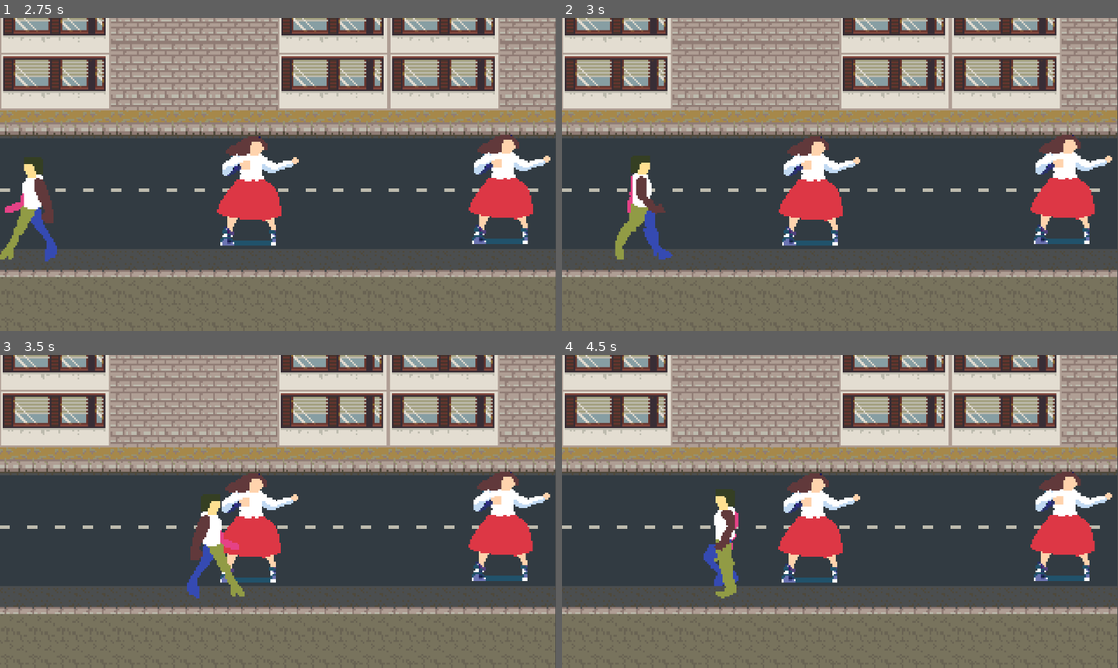
Above: before the commit, frames 1-4 (two rows, left to right).
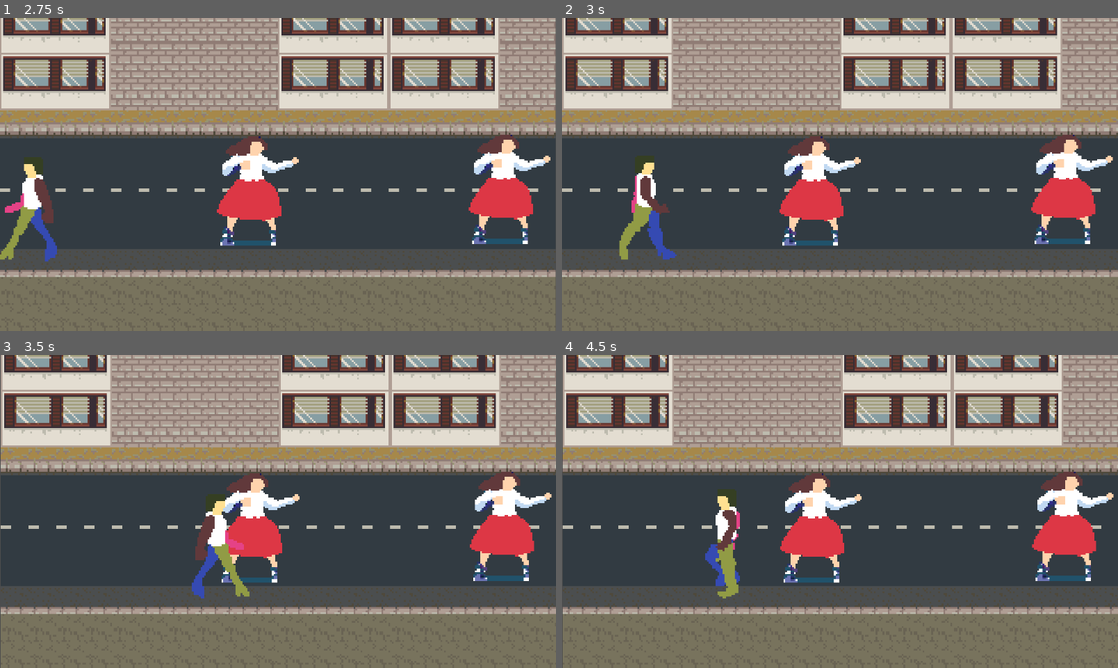
Above: after the commit, the same moments.

Repository: Rotta-Games/fgj26
Game: Godot game, scene res://scenes/game.tscn
The game is run twice, just before and just after one commit, with the same random seed, the same clock (stepped at 60 frames per second) and the same inputs.
Inputs:
- Up to frame 1 (2.75 s): tap Enter (ui_accept) at 0.5, 0.77, 1.52 s; hold Z (p1_hit) 0.53-1.28 s; hold Right (ui_right) 0.53-2.03 s; tap Z (p1_hit) at 1.35 s; hold Left (ui_left) from 2.03 s (still down); hold Z (p1_hit) from 2.03 s (still down)
- Up to frame 2 (3 s): release Left (ui_left) at 2.78 s; release Z (p1_hit) at 2.78 s; hold Right (ui_right) from 2.78 s (still down); tap Z (p1_hit) at 2.85 s
- Up to frame 3 (3.5 s): keep holding Right (ui_right); tap Enter (ui_accept) at 3.02 s
- Up to frame 4 (4.5 s): hold Z (p1_hit) 3.53-4.28 s; tap Enter (ui_accept) at 3.77 s; release Right (ui_right) at 4.28 s; hold Left (ui_left) from 4.28 s (still down); tap Z (p1_hit) at 4.35 s

Frame 1 is identical in both runs. In frame 2, 4.7% of the frame differs, in the area x 0-100%, y 0-100%; in frame 3, 9.6%; in frame 4, 10%.

Commit message:
Add boundaries to stage

Diff:
--- a/project.godot
+++ b/project.godot
@@ -51,6 +51,13 @@
 ]
 }
 
+[layer_names]
+
+2d_physics/layer_1="Player"
+2d_physics/layer_2="Enemy"
+2d_physics/layer_3="Environment"
+2d_physics/layer_4="PickupObject"
+
 [physics]
 
 common/physics_ticks_per_second=144
--- a/scenes/camera/follow_camera.gd
+++ b/scenes/camera/follow_camera.gd
@@ -21,4 +21,3 @@
 func _on_stage_camera_limit_changed(left: int, right: int) -> void:
 	limit_right = right
 	limit_left = left
-	print(limit_right)
--- a/scenes/game.tscn
+++ b/scenes/game.tscn
@@ -14,6 +14,7 @@
 
 [sub_resource type="Resource" id="Resource_gee14"]
 script = ExtResource("3_p57ef")
+length = 400
 metadata/_custom_type_script = "uid://cmfev8bdfotk0"
 
 [node name="Node2D" type="Node2D" unique_id=50045772]
@@ -43,7 +44,6 @@
 
 [node name="Player" parent="SubViewportContainer/SubViewport" unique_id=411557437 instance=ExtResource("2_lbhrr")]
 position = Vector2(28, 150)
-camera = NodePath("../SubPixelFollowCamera")
 
 [node name="SubPixelFollowCamera" parent="SubViewportContainer/SubViewport" unique_id=1092510257 node_paths=PackedStringArray("target", "viewport") instance=ExtResource("5_iywne")]
 position = Vector2(172.66667, 116.5)
--- a/scenes/stage/stage.tscn
+++ b/scenes/stage/stage.tscn
@@ -73,6 +73,9 @@
 [sub_resource type="RectangleShape2D" id="RectangleShape2D_nnsk1"]
 size = Vector2(623.5, 20)
 
+[sub_resource type="RectangleShape2D" id="RectangleShape2D_pf3bu"]
+size = Vector2(10, 300)
+
 [sub_resource type="RectangleShape2D" id="RectangleShape2D_rwgxs"]
 size = Vector2(623.75, 98)
 
@@ -95,14 +98,30 @@
 tile_map_data = PackedByteArray("AAAAAAEAAAABAA4AAAAAAAIAAAABAA8AAAAmAAEAAAAPAAAAAAAmAAIAAAAPAAAAAAABAAEAAAACAA4AAAABAA …(7104 unchanged characters)…
 tile_set = ExtResource("1_nnsk1")
 
-[node name="Ground" type="StaticBody2D" parent="Graphics" unique_id=925694503]
+[node name="Ground" type="StaticBody2D" parent="." unique_id=925694503]
 
-[node name="CollisionShape2D" type="CollisionShape2D" parent="Graphics/Ground" unique_id=92572296]
+[node name="CollisionShape2D" type="CollisionShape2D" parent="Ground" unique_id=92572296]
 position = Vector2(312.25, 176)
 shape = SubResource("RectangleShape2D_nnsk1")
 
-[node name="Ceiling" type="StaticBody2D" parent="Graphics" unique_id=819167054]
+[node name="LeftBoundary" type="StaticBody2D" parent="." unique_id=2035440574]
+position = Vector2(0, 6)
+collision_layer = 5
 
-[node name="CollisionShape2D" type="CollisionShape2D" parent="Graphics/Ceiling" unique_id=1345575361]
+[node name="CollisionShape2D" type="CollisionShape2D" parent="LeftBoundary" unique_id=1716013080]
+position = Vector2(0, 116)
+shape = SubResource("RectangleShape2D_pf3bu")
+
+[node name="RightBoundary" type="StaticBody2D" parent="." unique_id=647417617]
+position = Vector2(625, 0)
+collision_layer = 5
+
+[node name="CollisionShape2D" type="CollisionShape2D" parent="RightBoundary" unique_id=1291658641]
+position = Vector2(0, 116)
+shape = SubResource("RectangleShape2D_pf3bu")
+
+[node name="Ceiling" type="StaticBody2D" parent="." unique_id=819167054]
+
+[node name="CollisionShape2D" type="CollisionShape2D" parent="Ceiling" unique_id=1345575361]
 position = Vector2(312.125, 44)
 shape = SubResource("RectangleShape2D_rwgxs")
